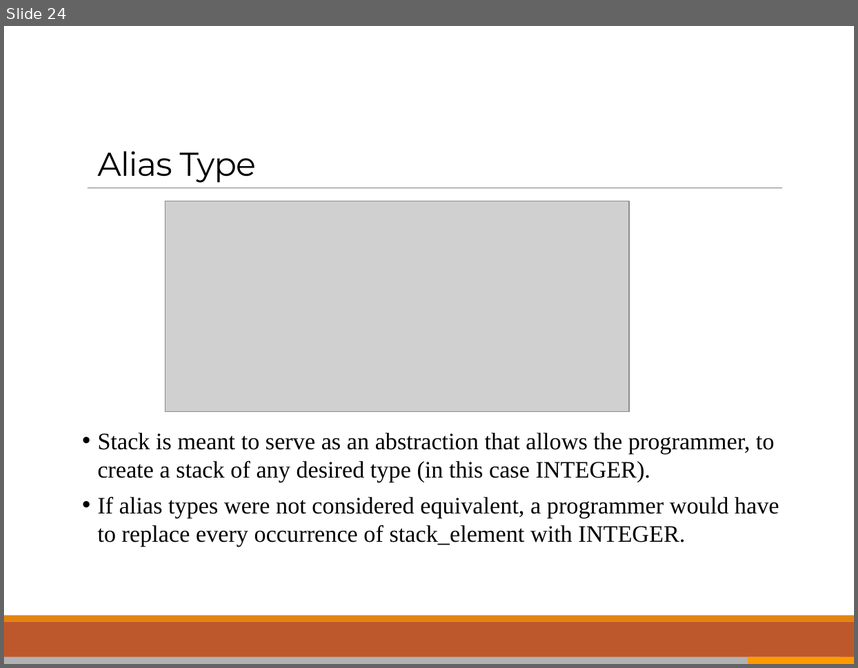
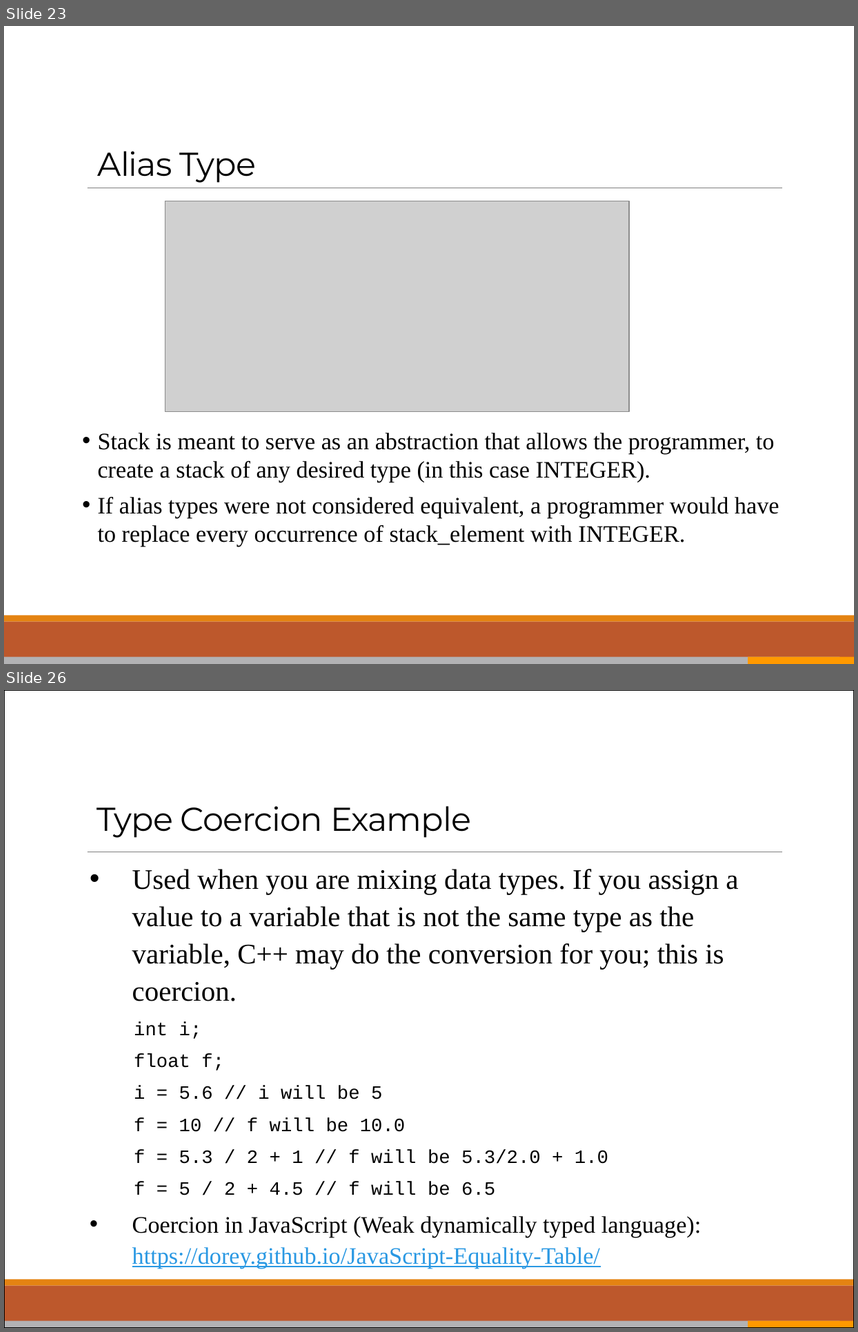
Before and after one commit to ppawar/ppawar.github.io, a slide deck: CSE216-S19/slides/PPT/CSE216_Lec4.pptx. Shown one above the other, each under a label of ours: slide 24 before the commit, slides 23 and 26 after it; the slides between them are not shown. The pictures are 858x668 and 858x1332 pixels, drawn with LibreOffice and Linux fonts; fonts in the diff are those of the drawing; grey boxes stand for pictures. Boxes give left, top, right and bottom in pixels: in the first picture for what was removed or moved away, otherwise in the second. Text is boxed around its words. In the diff, an @@ line names an element or a change of style, - is before the commit and + after.

```diff
--- a/CSE216-S19/slides/PPT/CSE216_Lec4.pptx
+++ b/CSE216-S19/slides/PPT/CSE216_Lec4.pptx
@@ slide 26 added at bbox=[4, 690, 854, 1328], background #FFFFFF; not listed: 3 template elements that a slide beside it also shows @@
@@ rectangle added at bbox=[4, 690, 854, 1328], outline #000000 0.75 pt @@
@@ title added at bbox=[97, 806, 471, 838], 28 pt, text #000000 @@
+Type Coercion Example
@@ text added at bbox=[132, 869, 738, 1268], 24 pt, text #000000 @@
+• Used when you are mixing data types. If you assign a value to a variable that is not the same type as the variable, C++ may do the conversion for you; this is coercion.
+int i;
+float f;
+i = 5.6 // i will be 5
+f = 10 // f will be 10.0
+f = 5.3 / 2 + 1 // f will be 5.3/2.0 + 1.0
+f = 5 / 2 + 4.5 // f will be 6.5
+• Coercion in JavaScript (Weak dynamically typed language): https://dorey.github.io/JavaScript-Equality-Table/
@@ rectangle added at bbox=[4, 1321, 840, 1328], fill #B2B2B4 @@
@@ rectangle added at bbox=[748, 1321, 854, 1328], fill #FF9900 @@
@@ what was slide 24 is now slide 23 @@
```
Also in this commit, not shown: 2 slides changed, 15 other slides added, 1 slide removed, 15 other files.
